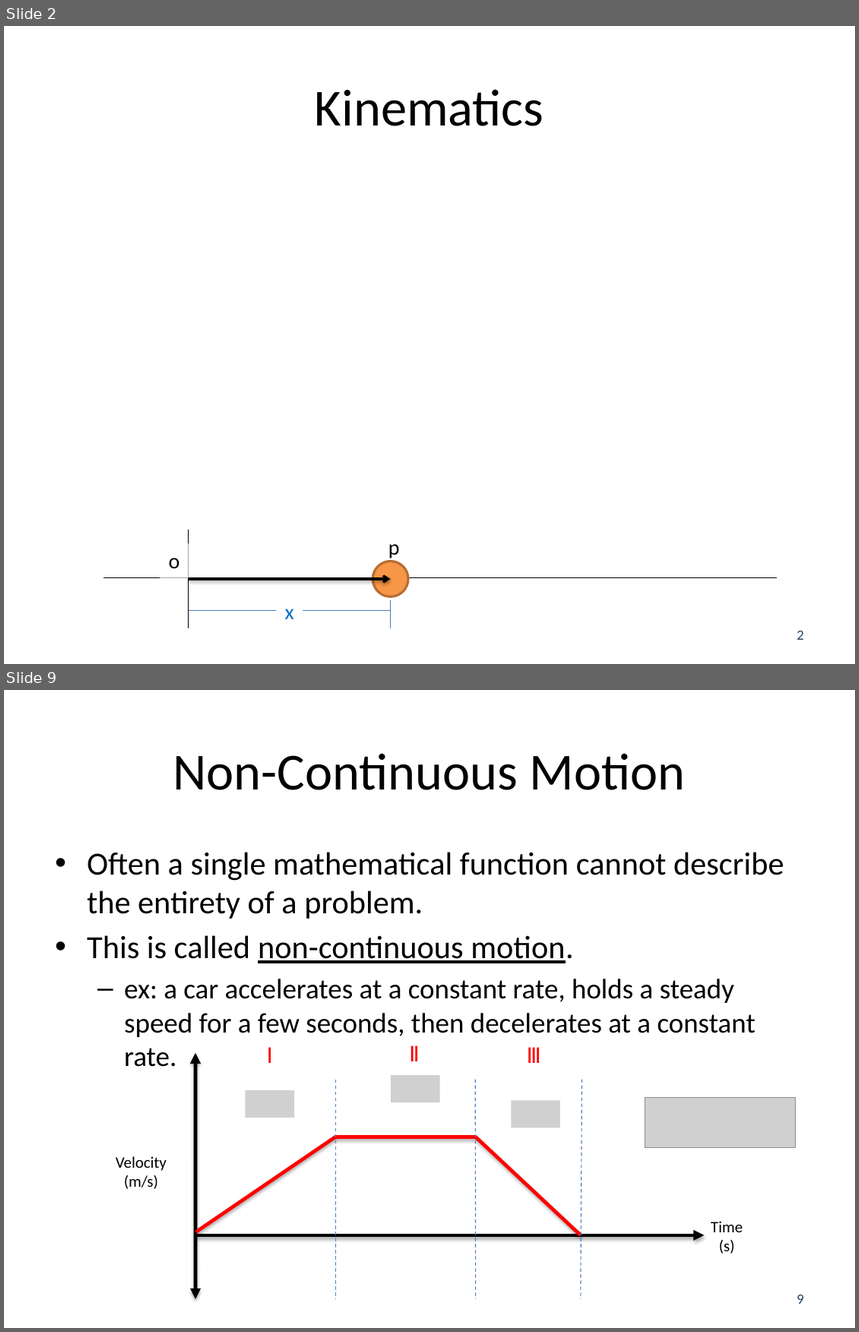
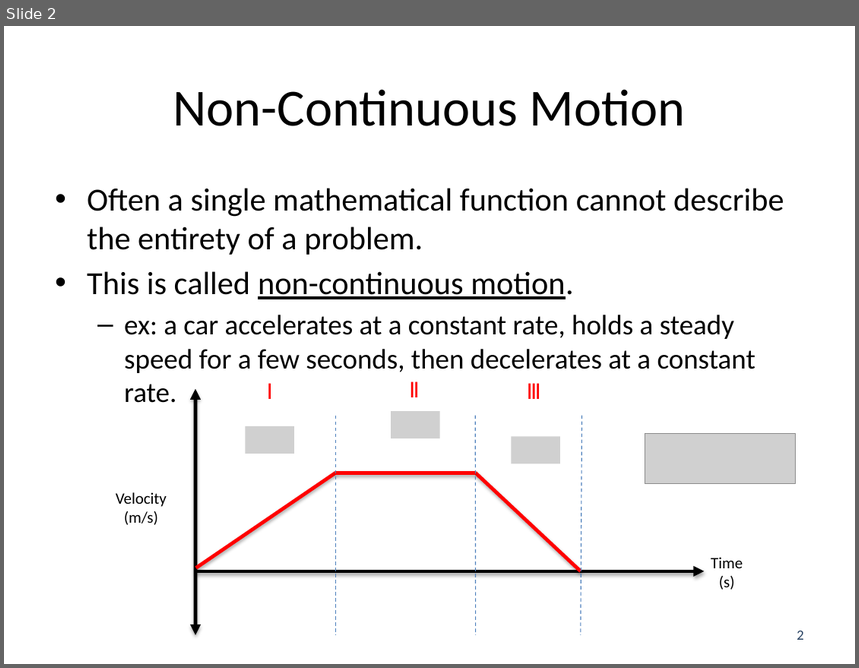
Before and after one commit to JacobMoore/mechanics_textbook, a slide deck: Lecture Slides/VideoLectureSlides/8.2.pptx. Shown one above the other, each under a label of ours: slides 2 and 9 before the commit, slide 2 after it; the slides between them are not shown. The pictures are 859x1332 and 859x668 pixels, drawn with LibreOffice and Linux fonts; fonts in the diff are those of the drawing; grey boxes stand for pictures. Boxes give left, top, right and bottom in pixels: in the first picture for what was removed or moved away, otherwise in the second. Text is boxed around its words. In the diff, an @@ line names an element or a change of style, - is before the commit and + after.

```diff
--- a/Lecture Slides/VideoLectureSlides/8.2.pptx
+++ b/Lecture Slides/VideoLectureSlides/8.2.pptx
@@ slide 2 removed at [4, 26, 855, 664], background #FFFFFF @@
@@ title removed at [315, 89, 544, 126] @@
-Kinematics
@@ line removed from (189, 530) to (189, 629) @@
@@ text removed at [389, 544, 400, 559] @@
-p
@@ text removed at [169, 558, 180, 569] @@
-o
@@ ellipse removed at [373, 561, 408, 598] @@
@@ line removed from (777, 579) to (104, 579) @@
@@ arrow removed from (189, 579) to (390, 579) @@
@@ line removed from (189, 610) to (390, 610) @@
@@ text removed at [285, 609, 294, 620] @@
-x
@@ line removed from (390, 601) to (390, 629) @@
@@ page number removed at [797, 631, 804, 640] @@
-2
@@ what was slide 9 is now slide 2 @@
@@ page number at [797, 631, 804, 640]: text changed @@
-9
+2
```
Also in this commit, not shown: 2 slides changed, 6 other slides removed, 27 other files.
